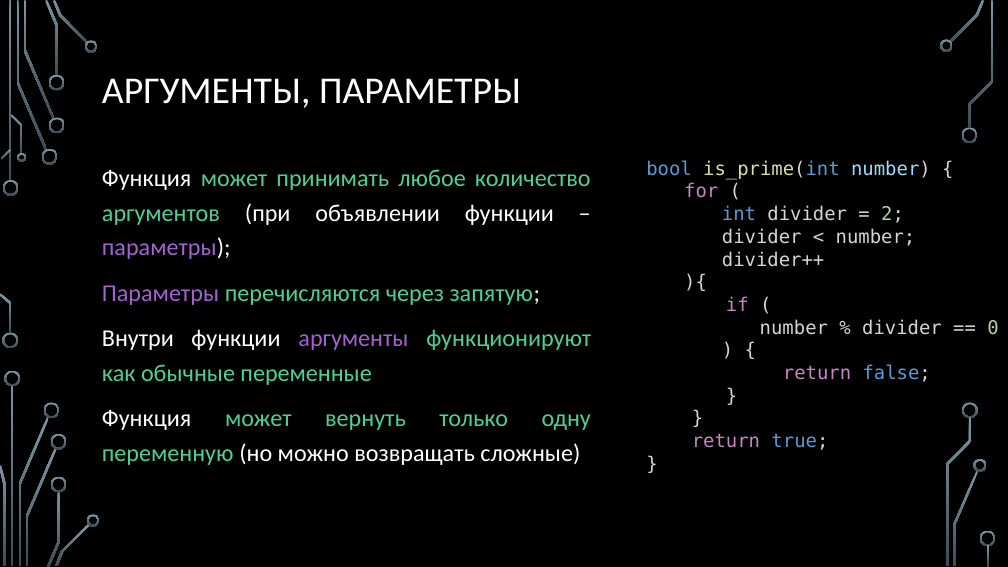
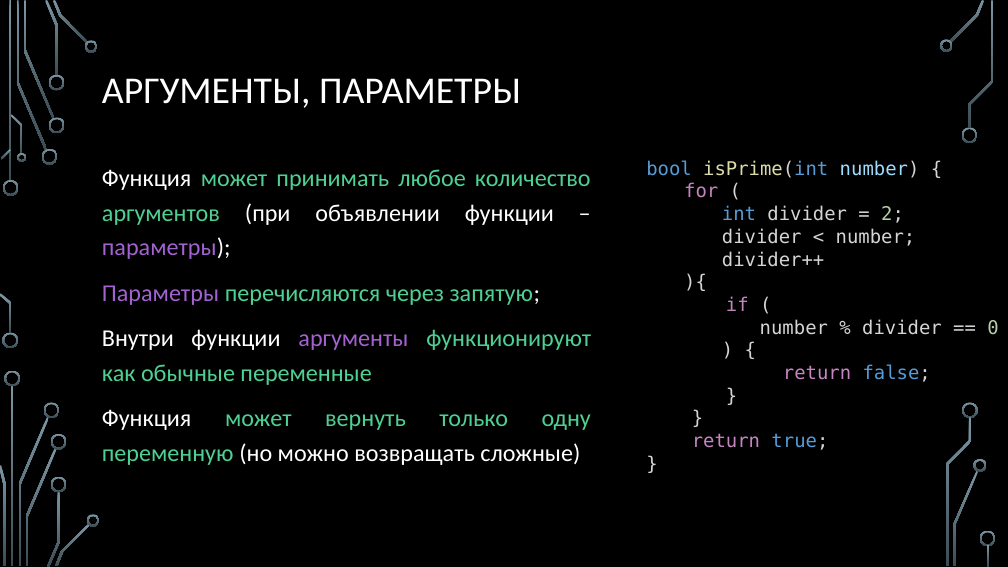
Before and after one commit to Denis-Source/algorithmic-computation, a slide deck: slide 6 of 10. Функции/10. Функции.pptx. Drawn at 1008x567 pixels with LibreOffice and Linux fonts; fonts in the diff are those of the drawing; background and template pictures are left out. Boxes give left, top, right and bottom in pixels: in the first picture for what was removed or moved away, otherwise in the second. Text is boxed around its words. In the diff, an @@ line names an element or a change of style, - is before the commit and + after.

```diff
--- a/10. Функции/10. Функции.pptx
+++ b/10. Функции/10. Функции.pptx
@@ text at [646,160,920,178]: text changed; text colour #DCDCAA to #569CD6 @@
-bool is_prime(int number) {
+bool isPrime(int number) {
```
Also in this commit, not shown: 4 other slides changed, 6 other files.
